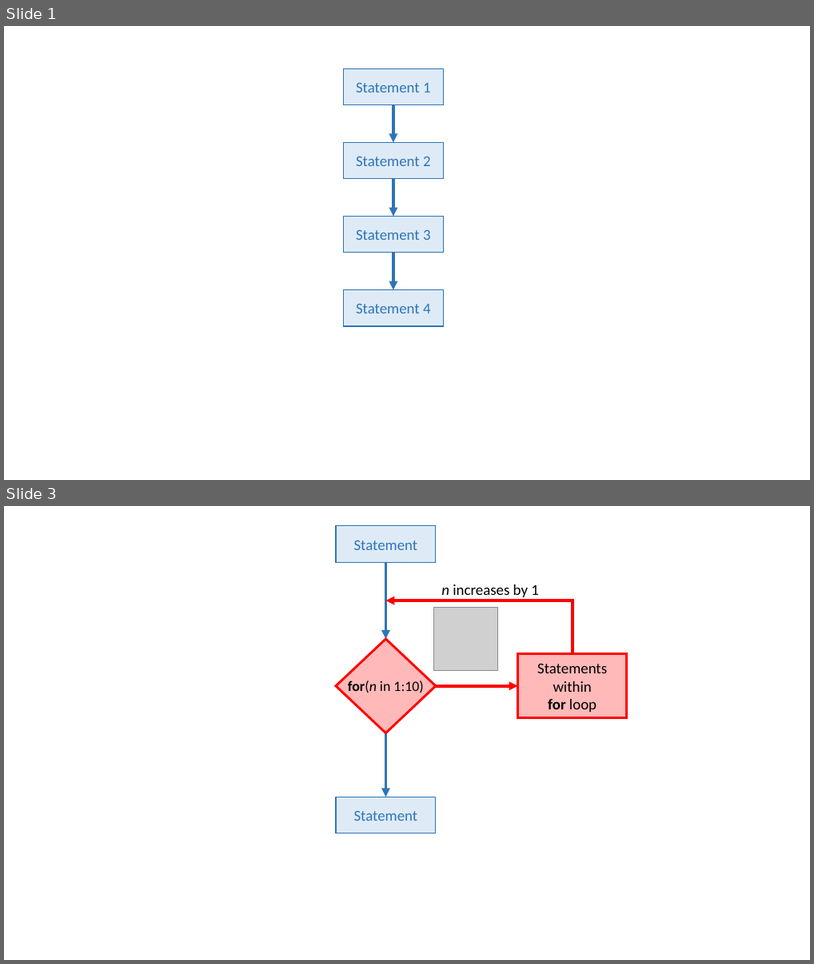
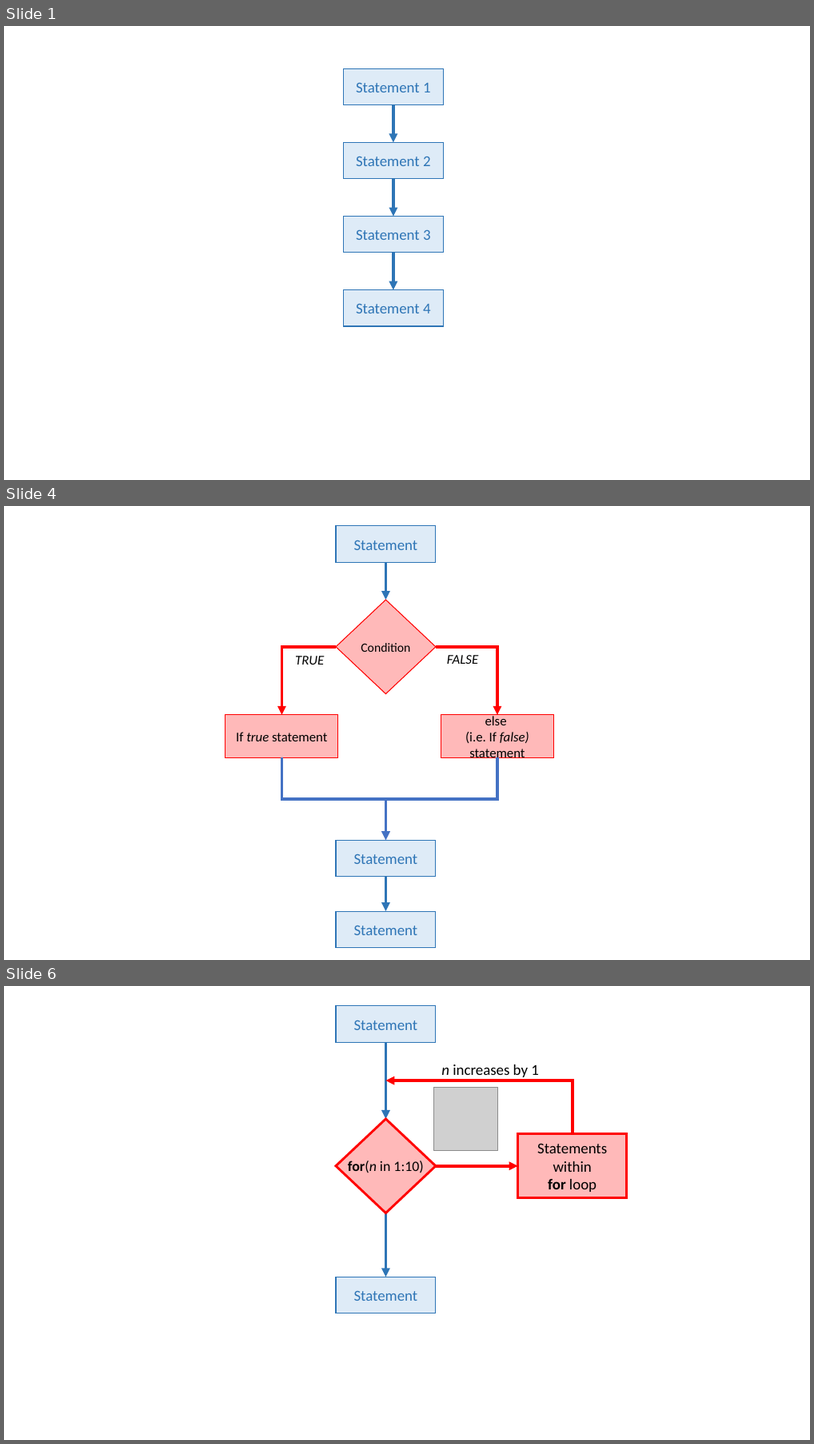
Before and after one commit to Diego-Ibarra/biol3782, a slide deck: week7/diagrams.pptx. Shown one above the other, each under a label of ours: slides 1 and 3 before the commit, slides 1, 4 and 6 after it; the slides between them are not shown. The pictures are 814x964 and 814x1444 pixels, drawn with LibreOffice and Linux fonts; fonts in the diff are those of the drawing; grey boxes stand for pictures. Boxes give left, top, right and bottom in pixels: in the first picture for what was removed or moved away, otherwise in the second. Text is boxed around its words. In the diff, an @@ line names an element or a change of style, - is before the commit and + after.

```diff
--- a/week7/diagrams.pptx
+++ b/week7/diagrams.pptx
@@ slide 4 added at box(4, 506, 810, 960), background #FFFFFF @@
@@ rectangle added at box(336, 526, 436, 562), fill #DEEBF7, outline #2E75B6 1 pt, 18 pt, text #2E75B6 @@
+Statement
@@ arrow added from (386, 562) to (386, 600), #2E75B6 3.5 pt @@
@@ diamond added at box(336, 600, 436, 693), fill #FFB9B9, outline #FF0000 1 pt, 15 pt, text #000000 @@
+Condition
@@ elbow arrow added from (336, 647) to (282, 715), #FF0000 3.5 pt @@
@@ elbow arrow added from (436, 647) to (498, 715), #FF0000 3.5 pt @@
@@ text added at box(295, 656, 324, 664), 16 pt, text #000000, italic @@
+TRUE
@@ text added at box(447, 655, 478, 664), 16 pt, text #000000, italic @@
+FALSE
@@ rectangle added at box(226, 715, 338, 758), fill #FFB9B9, outline #FF0000 1 pt, 16 pt, text #000000 @@
+If true statement
@@ rectangle added at box(442, 715, 554, 758), fill #FFB9B9, outline #FF0000 1 pt, 16 pt, text #000000 @@
+else
+(i.e. If false) statement
@@ elbow arrow added from (282, 758) to (386, 840), #4472C4 3.5 pt @@
@@ elbow arrow added from (498, 758) to (386, 840), #4472C4 3.5 pt @@
@@ rectangle added at box(336, 840, 436, 876), fill #DEEBF7, outline #2E75B6 1 pt, 18 pt, text #2E75B6 @@
+Statement
@@ arrow added from (386, 876) to (386, 911), #2E75B6 3.5 pt @@
@@ rectangle added at box(336, 911, 436, 947), fill #DEEBF7, outline #2E75B6 1 pt, 18 pt, text #2E75B6 @@
+Statement
@@ what was slide 3 is now slide 6 @@
```
Also in this commit, not shown: 1 slide changed, 2 other slides added, 9 other files.
